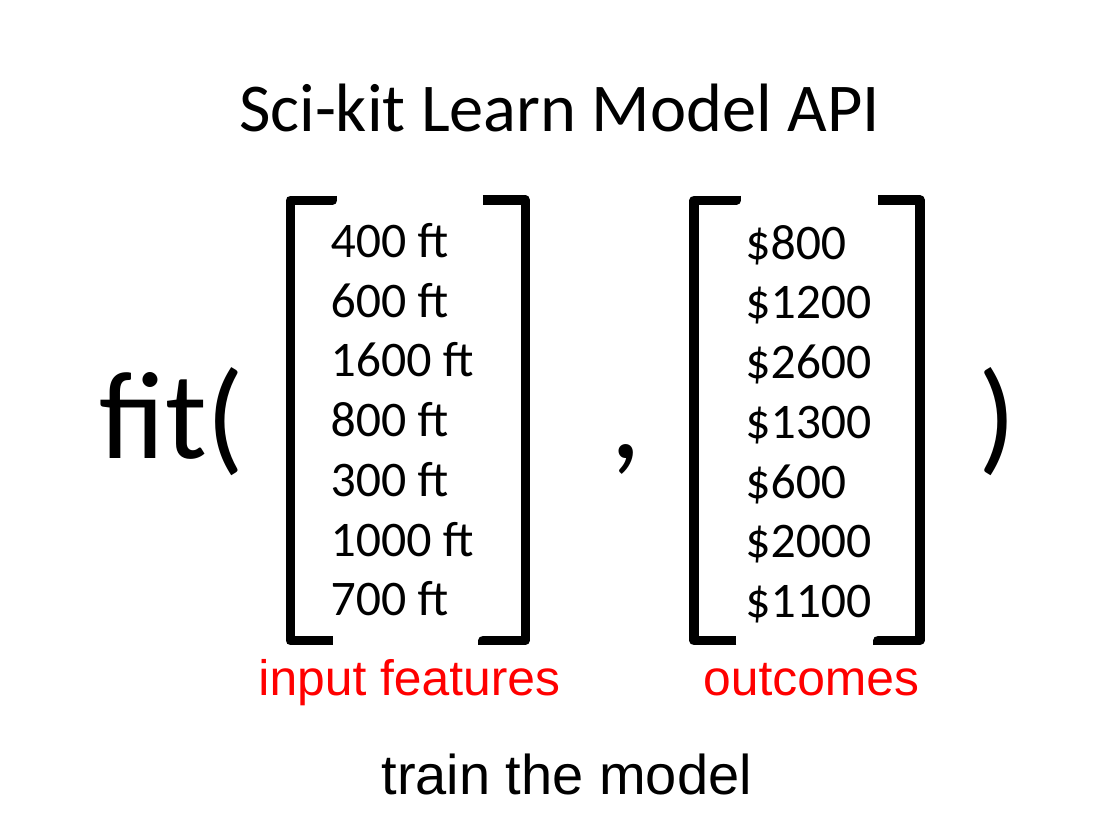
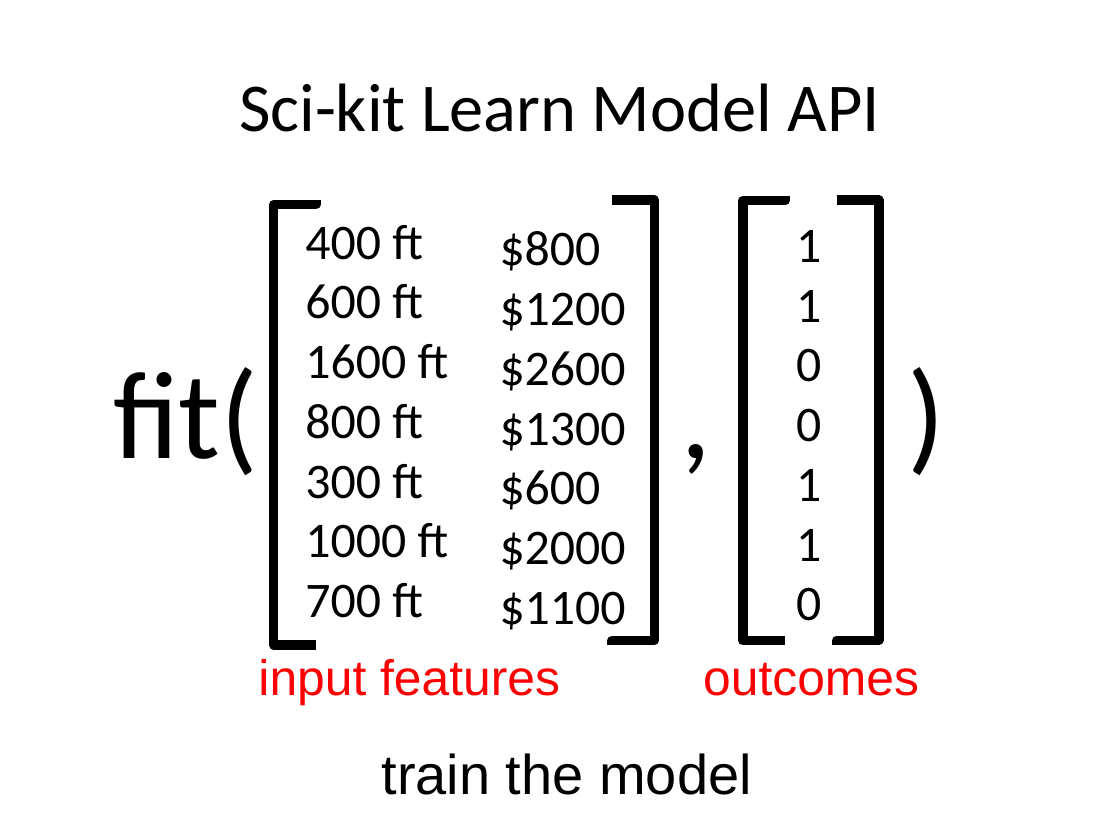
Before and after one commit to aloksharma1993/techfest-ml-tutorial, a slide deck: slide 30 of Techfest_ML.pptx (slide 27 before the commit). Drawn at 1120x840 pixels with LibreOffice and Linux fonts; fonts in the diff are those of the drawing. Boxes give left, top, right and bottom in pixels: in the first picture for what was removed or moved away, otherwise in the second. Text is boxed around its words. In the diff, an @@ line names an element or a change of style, - is before the commit and + after.

```diff
--- a/Techfest_ML.pptx
+++ b/Techfest_ML.pptx
@@ elbow line moved from (333, 196) - (290, 404) to (316, 200) - (273, 409) @@
@@ text "400 ft" moved from (x1=331, y1=223, x2=474, y2=616) to (x1=305, y1=225, x2=449, y2=618) @@
@@ elbow line moved from (483, 200) - (525, 438) to (613, 200) - (654, 438) @@
@@ elbow line moved from (736, 196) - (694, 404) to (785, 196) - (743, 404) @@
@@ elbow line moved from (878, 200) - (921, 438) to (837, 200) - (879, 438) @@
@@ text "$800" moved from (x1=745, y1=225, x2=871, y2=623) to (x1=500, y1=231, x2=626, y2=630) @@
@@ text added at (x1=796, y1=230, x2=821, y2=621), 32 pt, text #000000 @@
+1
+1
+0
+0
+1
+1
+0
@@ text "fit( , )" moved from (x1=99, y1=367, x2=244, y2=475) to (x1=113, y1=367, x2=258, y2=475) @@
@@ elbow line moved from (333, 641) - (290, 403) to (316, 645) - (273, 408) @@
@@ elbow line moved from (736, 641) - (694, 403) to (785, 641) - (743, 403) @@
@@ elbow line moved from (483, 645) - (525, 436) to (613, 645) - (654, 436) @@
@@ elbow line moved from (878, 645) - (921, 436) to (837, 645) - (879, 436) @@
```
Also in this commit, not shown: 11 other slides changed, 3 slides added.
